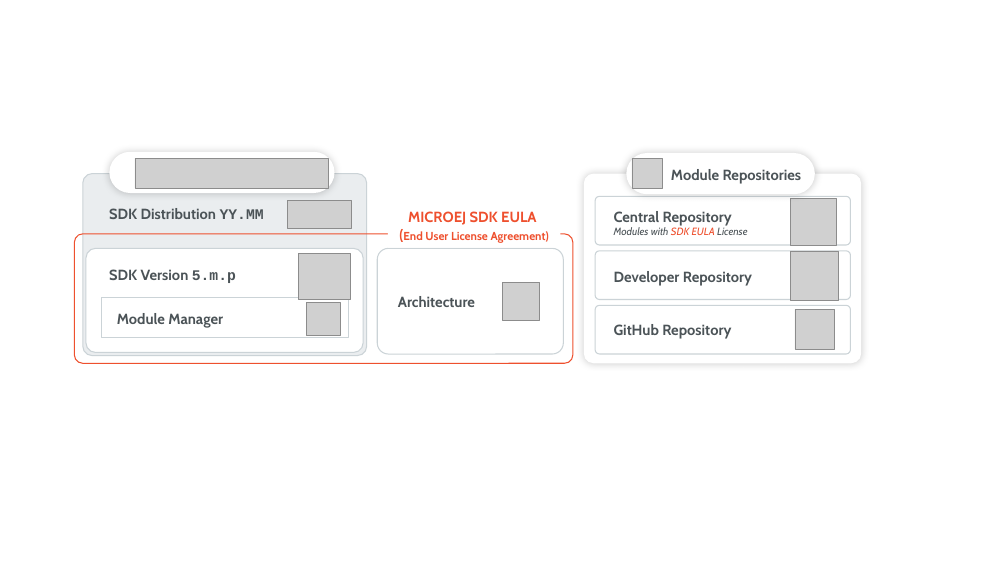
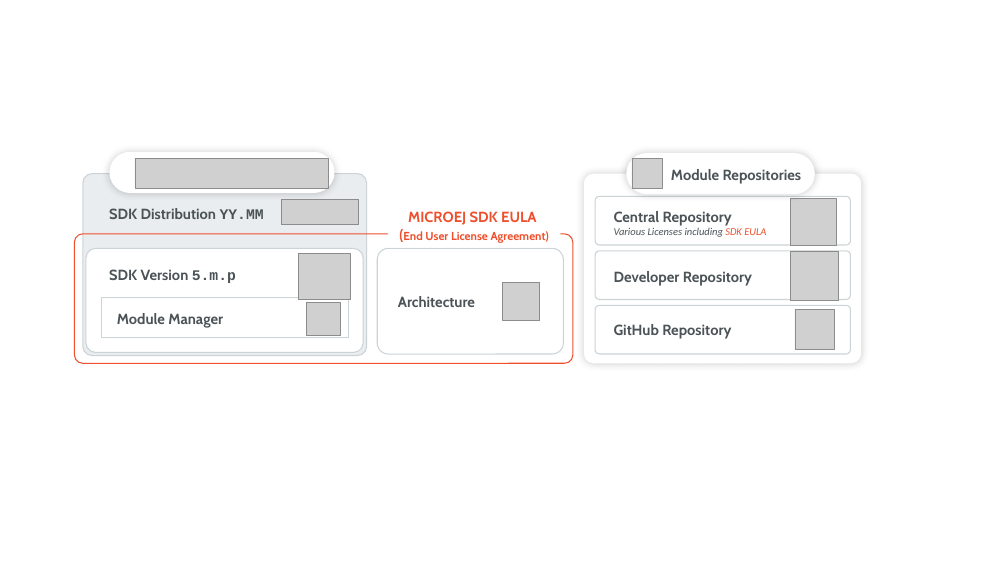
Before and after one commit to MicroEJ/docs, a slide deck: slide 1 of SDKUserGuide/images/sdk_eula_content.pptx. Drawn at 1008x567 pixels with LibreOffice and Linux fonts; fonts in the diff are those of the drawing; grey boxes stand for pictures. Boxes give left, top, right and bottom in pixels: in the first picture for what was removed or moved away, otherwise in the second. Text is boxed around its words. In the diff, an @@ line names an element or a change of style, - is before the commit and + after.

Commit message:
update with "various licenses including SDK EULA"

```diff
--- a/SDKUserGuide/images/sdk_eula_content.pptx
+++ b/SDKUserGuide/images/sdk_eula_content.pptx
@@ picture: place and size @@
-picture at [288, 201, 352, 229]
+picture at [281, 199, 358, 225]
@@ text at [614, 228, 766, 237]: text changed; font Cabin to Calibri @@
-Modules with SDK EULA License
+Various Licenses including SDK EULA
```
Also in this commit, not shown: 1 other file.
